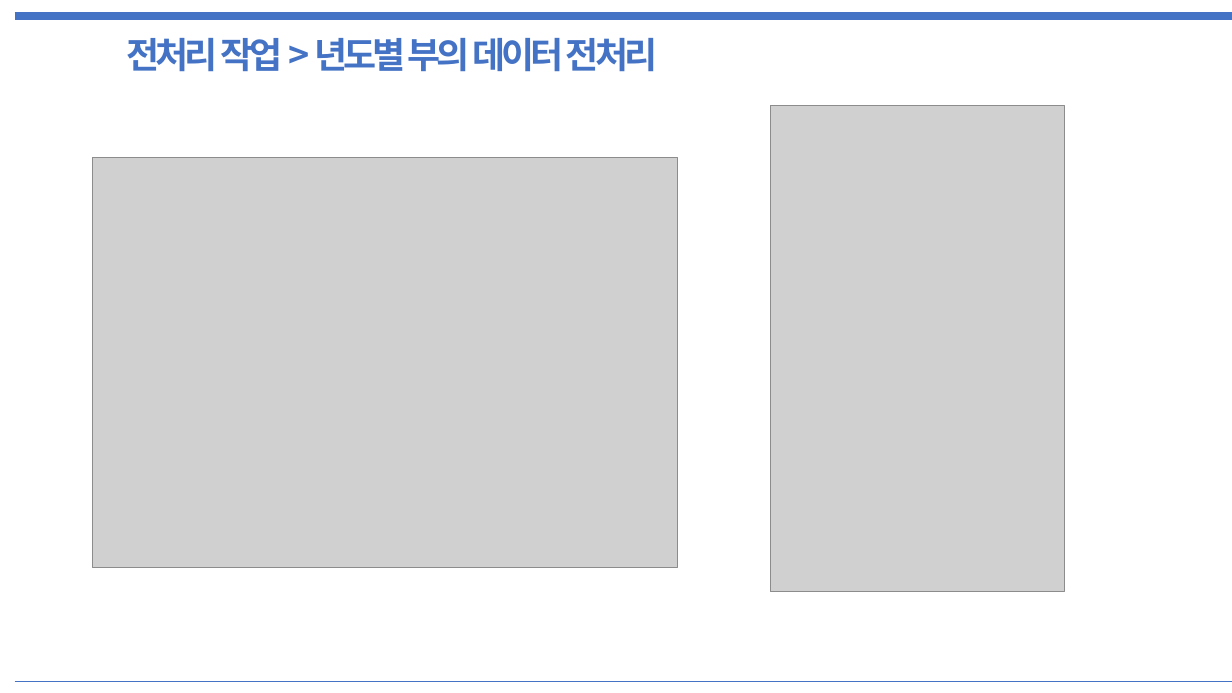
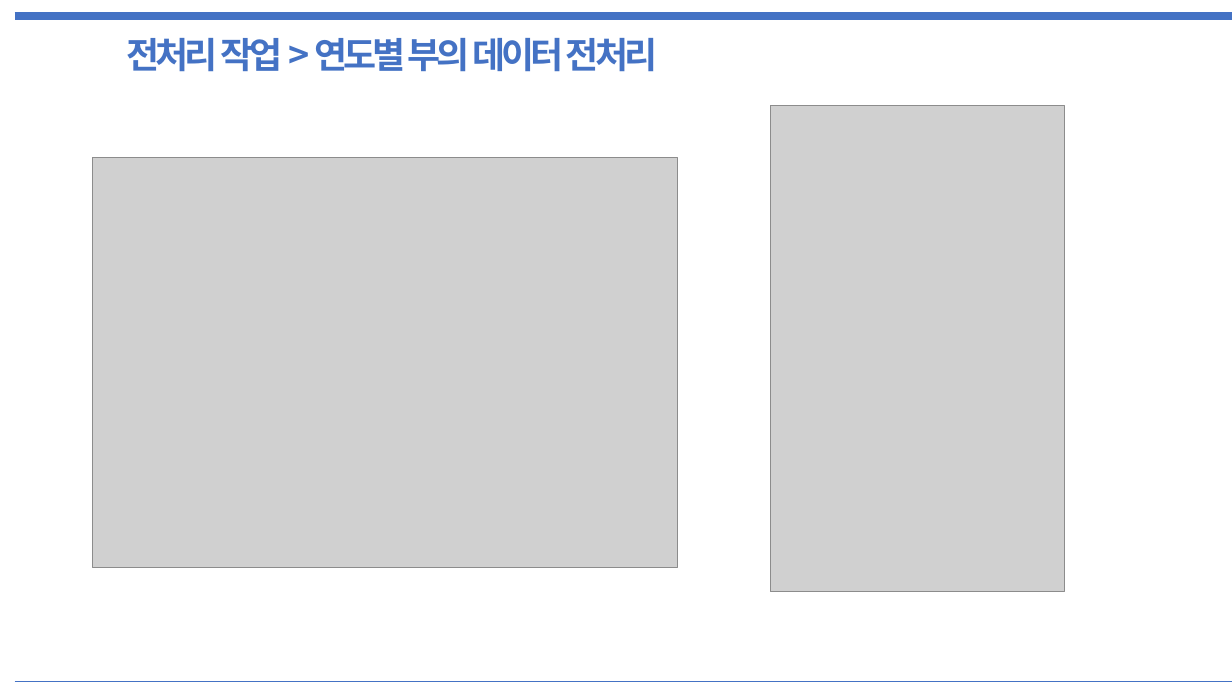
Before and after one commit to PaddingE/github_test, a slide deck: slide 8 of semi_project_final.pptx. Drawn at 1232x693 pixels with LibreOffice and Linux fonts; fonts in the diff are those of the drawing; grey boxes stand for pictures. Boxes give left, top, right and bottom in pixels: in the first picture for what was removed or moved away, otherwise in the second. Text is boxed around its words. In the diff, an @@ line names an element or a change of style, - is before the commit and + after.

```diff
--- a/semi_project_final.pptx
+++ b/semi_project_final.pptx
@@ text at [127, 38, 657, 72]: text changed @@
-전처리 작업 > 년도별 부의 데이터 전처리
+전처리 작업 > 연도별 부의 데이터 전처리
```
Also in this commit, not shown: 6 other slides changed.
